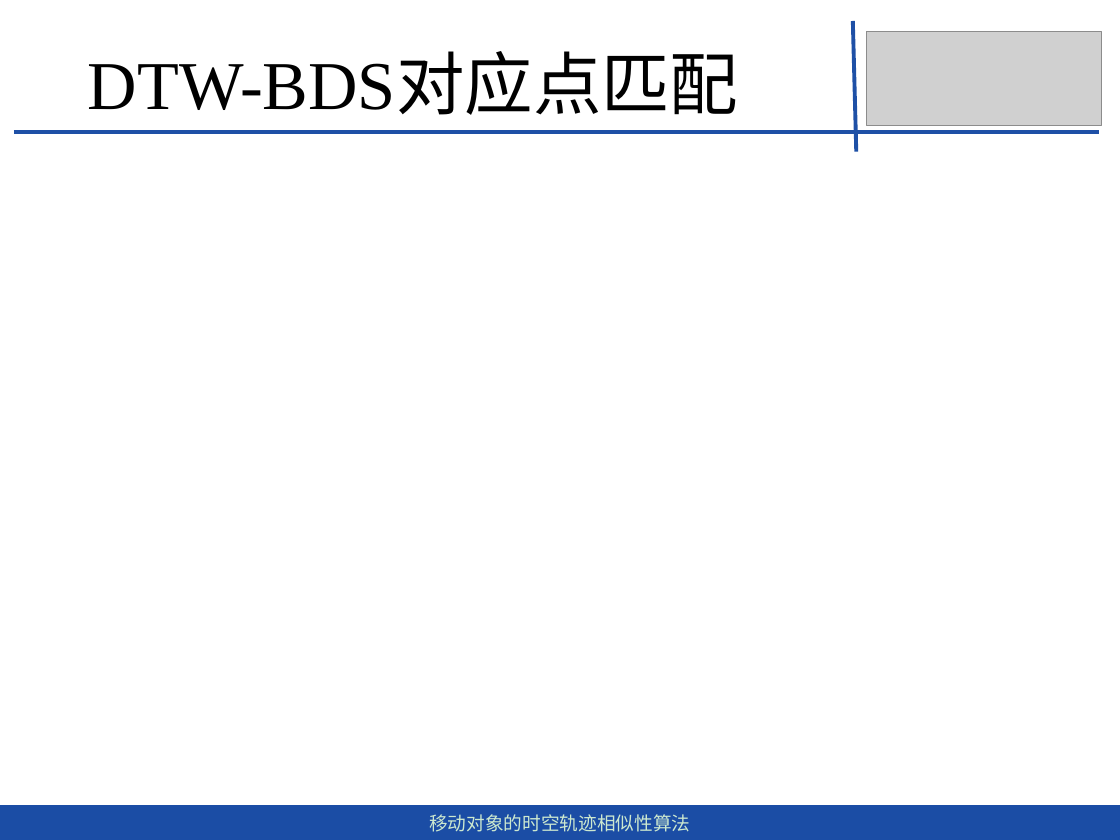
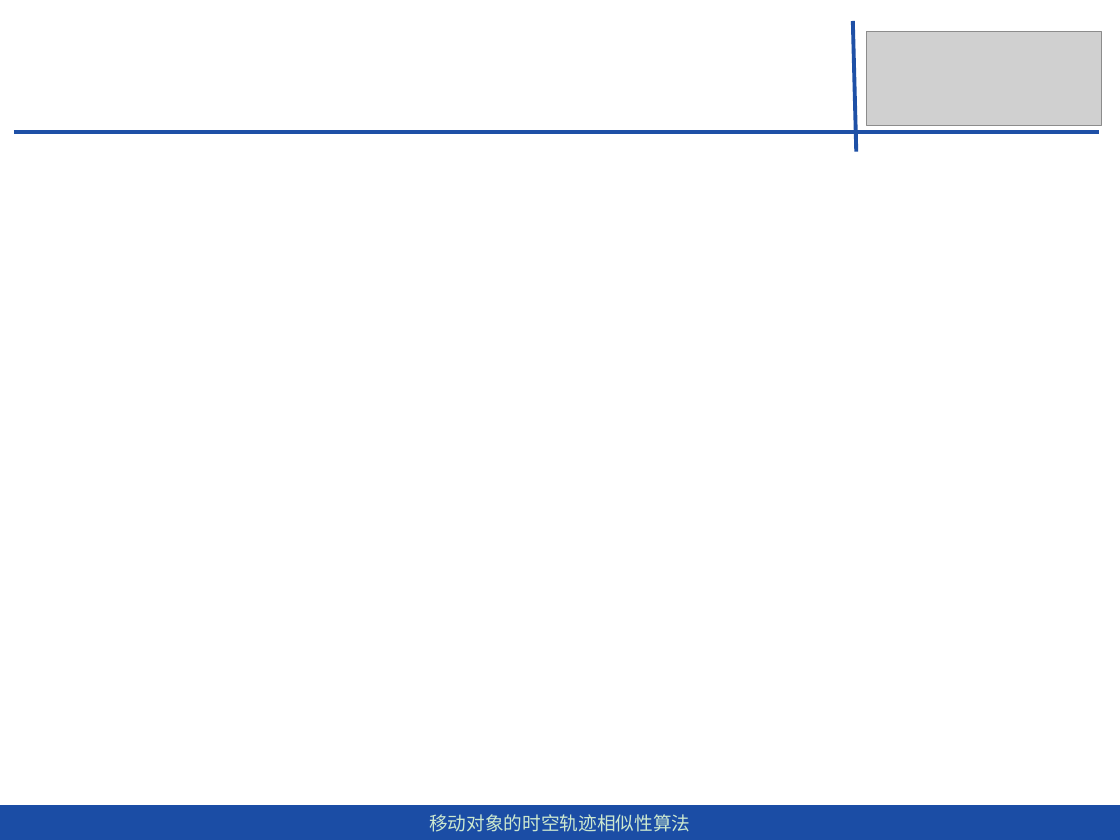
Before and after one commit to dingguangwei/biyelunwen, a slide deck: slide 23 of 答辩——毕设.pptx (slide 15 before the commit). Drawn at 1120x840 pixels with LibreOffice and Linux fonts; fonts in the diff are those of the drawing; grey boxes stand for pictures. Boxes give left, top, right and bottom in pixels: in the first picture for what was removed or moved away, otherwise in the second. Text is boxed around its words. In the diff, an @@ line names an element or a change of style, - is before the commit and + after.

```diff
--- a/答辩——毕设.pptx
+++ b/答辩——毕设.pptx
@@ text removed at <box>88,55,738,115</box> @@
-DTW-BDS对应点匹配
```
Also in this commit, not shown: 4 other slides changed, 7 slides added, 1 other file.
